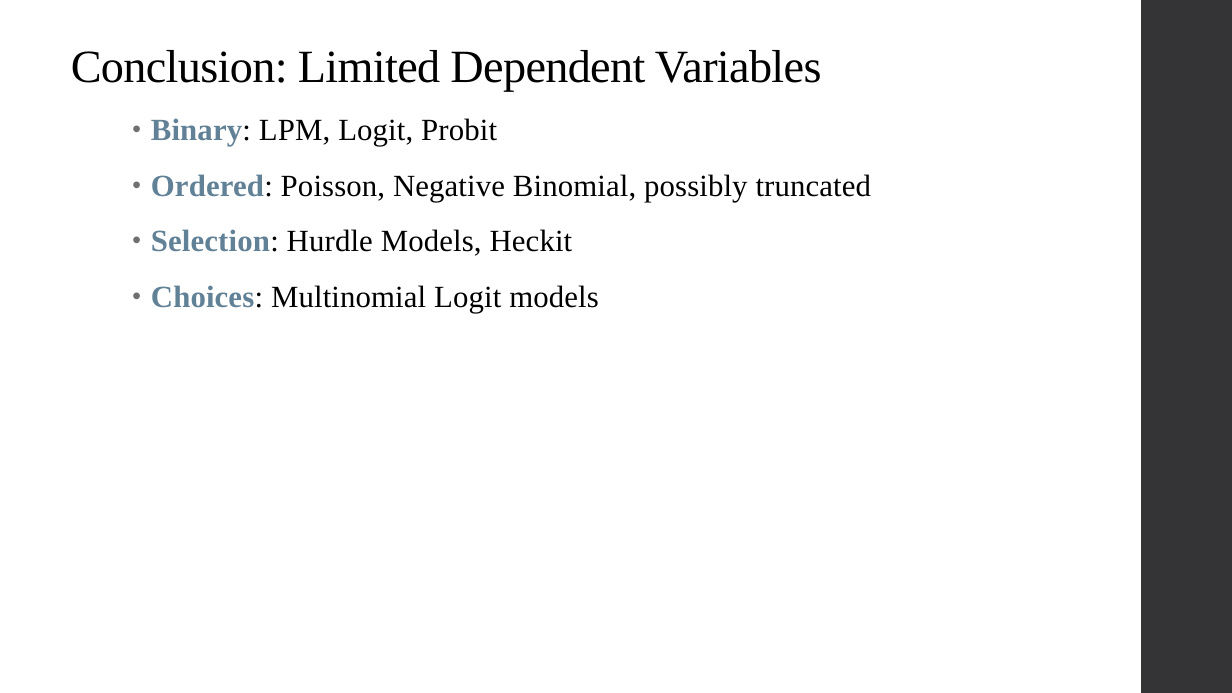
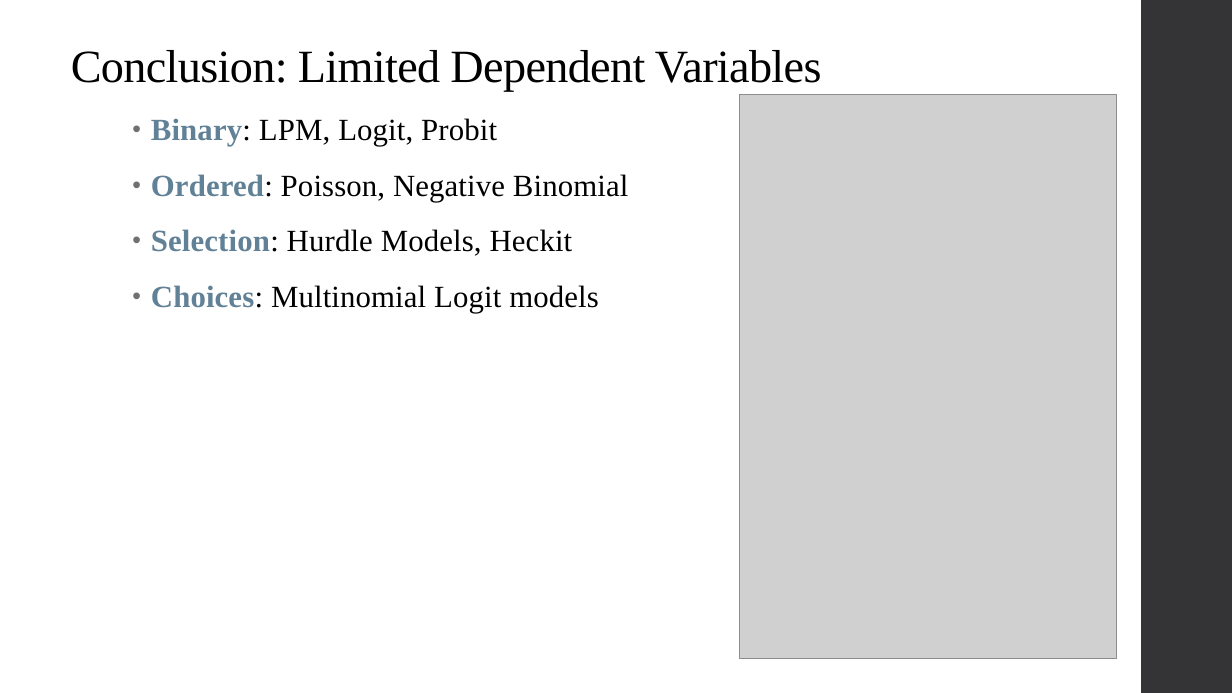
Before and after one commit to qiufei/fork-HAD5744, a slide deck: slide 73 of Lecture08_OtherNonlinearModels/Lecture8_NonlinearModels_2022F.pptx (slide 40 before the commit). Drawn at 1232x693 pixels with LibreOffice and Linux fonts; fonts in the diff are those of the drawing; grey boxes stand for pictures. Boxes give left, top, right and bottom in pixels: in the first picture for what was removed or moved away, otherwise in the second. Text is boxed around its words. In the diff, an @@ line names an element or a change of style, - is before the commit and + after.

```diff
--- a/Lecture08_OtherNonlinearModels/Lecture8_NonlinearModels_2022F.pptx
+++ b/Lecture08_OtherNonlinearModels/Lecture8_NonlinearModels_2022F.pptx
@@ picture added at <box>739,95,1116,659</box> @@
@@ text at <box>151,174,628,202</box>: text changed @@
-• Ordered: Poisson, Negative Binomial, possibly truncated
+• Ordered: Poisson, Negative Binomial
```
Also in this commit, not shown: 5 other slides changed, 34 slides added, 1 slide removed, 2 other files.
